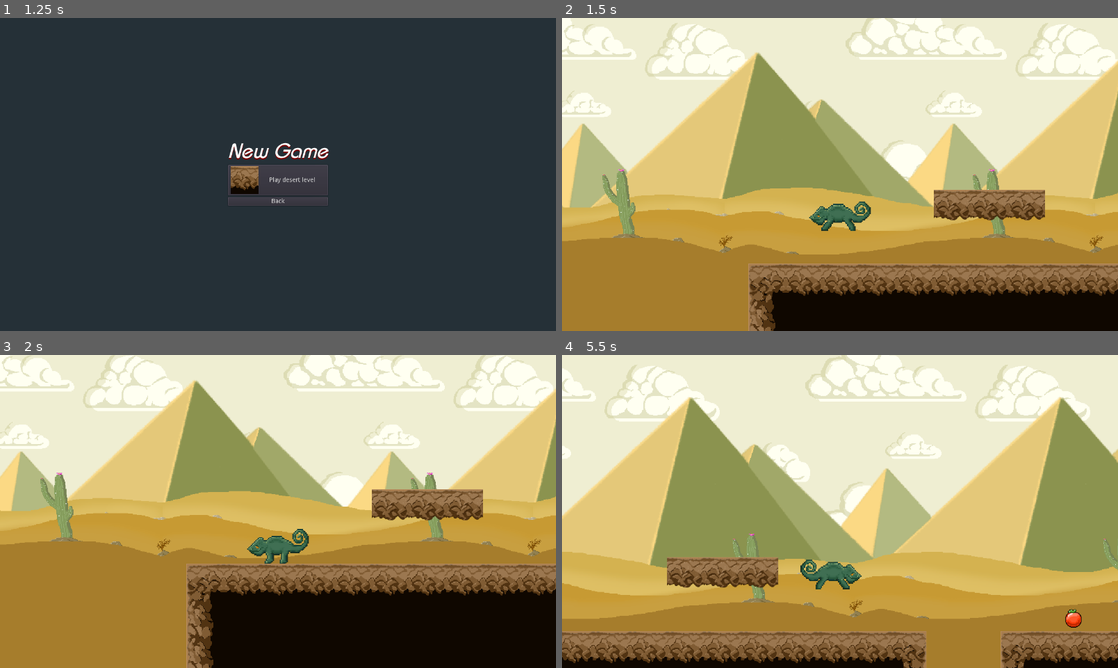
Above: before the commit, frames 1-4 (two rows, left to right).
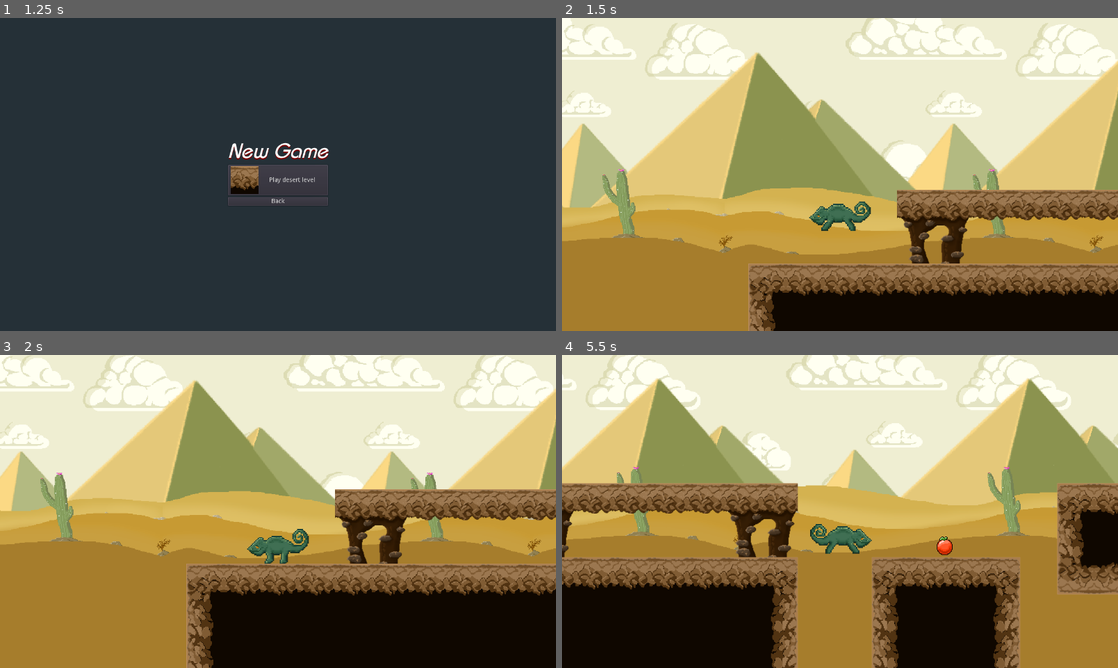
Above: after the commit, the same moments.

Repository: Jacalz/super-chameleon
Game: Godot game, scene res://TitleScreen/TitleScreen.tscn
The game is run twice, just before and just after one commit, with the same random seed, the same clock (stepped at 60 frames per second) and the same inputs.
Inputs:
- Up to frame 1 (1.25 s): click "New game" at 0.5 s
- Up to frame 2 (1.5 s): click "Play desert level" at 1.25 s
- Up to frame 3 (2 s): no input
- Up to frame 4 (5.5 s): hold Right (ui_right) 2.03-3.53 s; tap Up (ui_up) at 2.27, 3.02, 4.52, 5.27 s; hold Left (ui_left) 3.53-4.28 s; hold Right (ui_right) from 4.28 s (still down)

Frame 1 is identical in both runs. In frame 2, 2.9% of the frame differs, in the area x 60-100%, y 54-79%; in frame 3, 2.9%; in frame 4, 70%, in the area x 0-100%, y 0-100%.

Commit message:
Remove unused animation, add more tiles and more stuff

Diff:
--- a/Enteties/Chameleon/Chameleon.tscn
+++ b/Enteties/Chameleon/Chameleon.tscn
@@ -20,30 +20,30 @@
 "name": "Jump_evolved",
 "speed": 1.0
 }, {
-"frames": [ ExtResource( 4 ), ExtResource( 2 ), ExtResource( 3 ) ],
+"frames": [ ExtResource( 2 ), ExtResource( 3 ) ],
 "loop": true,
 "name": "Walk",
 "speed": 6.0
+}, {
+"frames": [ ExtResource( 10 ) ],
+"loop": false,
+"name": "Jump",
+"speed": 1.0
 }, {
 "frames": [ ExtResource( 4 ) ],
 "loop": false,
 "name": "Idle",
 "speed": 1.0
 }, {
+"frames": [ ExtResource( 6 ), ExtResource( 9 ) ],
+"loop": true,
+"name": "Walk_evolved",
+"speed": 6.0
+}, {
 "frames": [ ExtResource( 8 ) ],
 "loop": true,
 "name": "Idle_evolved",
 "speed": 5.0
-}, {
-"frames": [ ExtResource( 8 ), ExtResource( 6 ), ExtResource( 9 ) ],
-"loop": true,
-"name": "Walk_evolved",
-"speed": 6.0
-}, {
-"frames": [ ExtResource( 10 ) ],
-"loop": false,
-"name": "Jump",
-"speed": 1.0
 } ]
 
 [sub_resource type="CapsuleShape2D" id=2]
--- a/Enteties/Chameleon/camera.gd
+++ b/Enteties/Chameleon/camera.gd
@@ -17,7 +17,7 @@
 		tween.interpolate_property(self, "position:x", position.x, target_offset, TWEEN_DURATION, Tween.TRANS_SINE, Tween.EASE_OUT)
 		tween.start()
 
-func _process(delta):
+func _process(_delta):
 	_check_facing()
 	prev_pos = get_camera_position()
 
--- a/Enteties/EvolveBerry/EvolveBerry.tscn
+++ b/Enteties/EvolveBerry/EvolveBerry.tscn
@@ -1,6 +1,6 @@
 [gd_scene load_steps=4 format=2]
 
-[ext_resource path="res://Enteties/EvolveBerry/Sprites/Berry.png" type="Texture" id=1]
+[ext_resource path="res://Enteties/EvolveBerry/Sprites/berry.png" type="Texture" id=1]
 [ext_resource path="res://Enteties/EvolveBerry/EvolveBerry.gd" type="Script" id=2]
 
 [sub_resource type="CapsuleShape2D" id=1]
--- a/Levels/Desert/Desert1.tscn
+++ b/Levels/Desert/Desert1.tscn
@@ -12,6 +12,10 @@
 [ext_resource path="res://Levels/Desert/Background/desert-pyramids.png" type="Texture" id=10]
 [ext_resource path="res://Levels/Desert/Background/mellanbakgrund.png" type="Texture" id=11]
 [ext_resource path="res://Levels/Desert/Tiles/sandblock-floating-middle.png" type="Texture" id=12]
+[ext_resource path="res://Levels/Desert/Tiles/tiles-support.png" type="Texture" id=13]
+[ext_resource path="res://Levels/Desert/Tiles/sandblock-corner-bottom-left.png" type="Texture" id=14]
+[ext_resource path="res://Levels/Desert/Tiles/sandblock-corner-bottom-right.png" type="Texture" id=15]
+[ext_resource path="res://Levels/Desert/Tiles/sandblock-bottom.png" type="Texture" id=16]
 
 [sub_resource type="ConvexPolygonShape2D" id=1]
 points = PoolVector2Array( 64, 64, 0, 64, 0, 0, 64, 0 )
@@ -29,9 +33,27 @@
 points = PoolVector2Array( 64, 64, 0, 64, 0, 0, 64, 0 )
 
 [sub_resource type="ConvexPolygonShape2D" id=6]
+points = PoolVector2Array( 64, 64, 0, 64, 0, 0, 64, 0 )
+
+[sub_resource type="ConvexPolygonShape2D" id=7]
 points = PoolVector2Array( 64, 53, 0, 53, 0, 0, 64, 0 )
 
-[sub_resource type="TileSet" id=7]
+[sub_resource type="ConvexPolygonShape2D" id=8]
+points = PoolVector2Array( 128, 32, 0.127319, 31.4738, 0, 0, 128, 0 )
+
+[sub_resource type="ConvexPolygonShape2D" id=9]
+points = PoolVector2Array( 128, 32, 0, 32, 0, 32, 128, 32 )
+
+[sub_resource type="ConvexPolygonShape2D" id=10]
+points = PoolVector2Array( 128, 49.7994, 0, 49.7994, 0, 30.9915, 128, 30.9915 )
+
+[sub_resource type="ConvexPolygonShape2D" id=11]
+points = PoolVector2Array( 64, 64, 0, 64, 0, 0, 64, 0 )
+
+[sub_resource type="ConvexPolygonShape2D" id=12]
+points = PoolVector2Array( 64, 64, 0, 64, 0, 0, 64, 0 )
+
+[sub_resource type="TileSet" id=13]
 0/name = "sandblock-corner-left.png 0"
 0/texture = ExtResource( 4 )
 0/tex_offset = Vector2( 0, 0 )
@@ -84,14 +106,14 @@
 2/navigation_offset = Vector2( 0, 0 )
 2/shape_offset = Vector2( 0, 0 )
 2/shape_transform = Transform2D( 1, 0, 0, 1, 0, 0 )
-2/shape = SubResource( 3 )
+2/shape = SubResource( 4 )
 2/shape_one_way = false
 2/shape_one_way_margin = 1.0
 2/shapes = [ {
 "autotile_coord": Vector2( 0, 0 ),
 "one_way": false,
 "one_way_margin": 1.0,
-"shape": SubResource( 3 ),
+"shape": SubResource( 4 ),
 "shape_transform": Transform2D( 1, 0, 0, 1, 0, 0 )
 } ]
 2/z_index = 0
@@ -105,14 +127,14 @@
 3/navigation_offset = Vector2( 0, 0 )
 3/shape_offset = Vector2( 0, 0 )
 3/shape_transform = Transform2D( 1, 0, 0, 1, 0, 0 )
-3/shape = SubResource( 4 )
+3/shape = SubResource( 5 )
 3/shape_one_way = false
 3/shape_one_way_margin = 1.0
 3/shapes = [ {
 "autotile_coord": Vector2( 0, 0 ),
 "one_way": false,
 "one_way_margin": 1.0,
-"shape": SubResource( 4 ),
+"shape": SubResource( 5 ),
 "shape_transform": Transform2D( 1, 0, 0, 1, 0, 0 )
 } ]
 3/z_index = 0
@@ -140,14 +162,14 @@
 5/navigation_offset = Vector2( 0, 0 )
 5/shape_offset = Vector2( 0, 0 )
 5/shape_transform = Transform2D( 1, 0, 0, 1, 0, 0 )
-5/shape = SubResource( 5 )
+5/shape = SubResource( 6 )
 5/shape_one_way = false
 5/shape_one_way_margin = 1.0
 5/shapes = [ {
 "autotile_coord": Vector2( 0, 0 ),
 "one_way": false,
 "one_way_margin": 1.0,
-"shape": SubResource( 5 ),
+"shape": SubResource( 6 ),
 "shape_transform": Transform2D( 1, 0, 0, 1, 0, 0 )
 } ]
 5/z_index = 0
@@ -161,17 +183,113 @@
 6/navigation_offset = Vector2( 0, 0 )
 6/shape_offset = Vector2( 0, 0 )
 6/shape_transform = Transform2D( 1, 0, 0, 1, 0, 0 )
-6/shape = SubResource( 6 )
+6/shape = SubResource( 7 )
 6/shape_one_way = false
 6/shape_one_way_margin = 1.0
 6/shapes = [ {
 "autotile_coord": Vector2( 0, 0 ),
 "one_way": false,
 "one_way_margin": 1.0,
-"shape": SubResource( 6 ),
+"shape": SubResource( 7 ),
 "shape_transform": Transform2D( 1, 0, 0, 1, 0, 0 )
 } ]
 6/z_index = 0
+7/name = "tiles-support.png 7"
+7/texture = ExtResource( 13 )
+7/tex_offset = Vector2( 0, 0 )
+7/modulate = Color( 1, 1, 1, 1 )
+7/region = Rect2( 0, 0, 128, 128 )
+7/tile_mode = 0
+7/occluder_offset = Vector2( 0, 0 )
+7/navigation_offset = Vector2( 0, 0 )
+7/shape_offset = Vector2( 0, 0 )
+7/shape_transform = Transform2D( 1, 0, 0, 1, 0, 0 )
+7/shape = SubResource( 8 )
+7/shape_one_way = false
+7/shape_one_way_margin = 1.0
+7/shapes = [ {
+"autotile_coord": Vector2( 0, 0 ),
+"one_way": false,
+"one_way_margin": 1.0,
+"shape": SubResource( 8 ),
+"shape_transform": Transform2D( 1, 0, 0, 1, 0, 0 )
+}, {
+"autotile_coord": Vector2( 0, 0 ),
+"one_way": false,
+"one_way_margin": 1.0,
+"shape": SubResource( 9 ),
+"shape_transform": Transform2D( 1, 0, 0, 1, 0, 0 )
+}, {
+"autotile_coord": Vector2( 0, 0 ),
+"one_way": false,
+"one_way_margin": 1.0,
+"shape": SubResource( 10 ),
+"shape_transform": Transform2D( 1, 0, 0, 1, 0, 0 )
+} ]
+7/z_index = 0
+8/name = "sandblock-bottom.png 8"
+8/texture = ExtResource( 16 )
+8/tex_offset = Vector2( 0, 0 )
+8/modulate = Color( 1, 1, 1, 1 )
+8/region = Rect2( 0, 0, 64, 64 )
+8/tile_mode = 0
+8/occluder_offset = Vector2( 0, 0 )
+8/navigation_offset = Vector2( 0, 0 )
+8/shape_offset = Vector2( 0, 0 )
+8/shape_transform = Transform2D( 1, 0, 0, 1, 0, 0 )
+8/shape = SubResource( 11 )
+8/shape_one_way = false
+8/shape_one_way_margin = 1.0
+8/shapes = [ {
+"autotile_coord": Vector2( 0, 0 ),
+"one_way": false,
+"one_way_margin": 1.0,
+"shape": SubResource( 11 ),
+"shape_transform": Transform2D( 1, 0, 0, 1, 0, 0 )
+} ]
+8/z_index = 0
+9/name = "sandblock-corner-bottom-left.png 9"
+9/texture = ExtResource( 14 )
+9/tex_offset = Vector2( 0, 0 )
+9/modulate = Color( 1, 1, 1, 1 )
+9/region = Rect2( 0, 0, 64, 64 )
+9/tile_mode = 0
+9/occluder_offset = Vector2( 0, 0 )
+9/navigation_offset = Vector2( 0, 0 )
+9/shape_offset = Vector2( 0, 0 )
+9/shape_transform = Transform2D( 1, 0, 0, 1, 0, 0 )
+9/shape = SubResource( 12 )
+9/shape_one_way = false
+9/shape_one_way_margin = 1.0
+9/shapes = [ {
+"autotile_coord": Vector2( 0, 0 ),
+"one_way": false,
+"one_way_margin": 1.0,
+"shape": SubResource( 12 ),
+"shape_transform": Transform2D( 1, 0, 0, 1, 0, 0 )
+} ]
+9/z_index = 0
+10/name = "sandblock-corner-bottom-right.png 10"
+10/texture = ExtResource( 15 )
+10/tex_offset = Vector2( 0, 0 )
+10/modulate = Color( 1, 1, 1, 1 )
+10/region = Rect2( 0, 0, 64, 64 )
+10/tile_mode = 0
+10/occluder_offset = Vector2( 0, 0 )
+10/navigation_offset = Vector2( 0, 0 )
+10/shape_offset = Vector2( 0, 0 )
+10/shape_transform = Transform2D( 1, 0, 0, 1, 0, 0 )
+10/shape = SubResource( 3 )
+10/shape_one_way = false
+10/shape_one_way_margin = 1.0
+10/shapes = [ {
+"autotile_coord": Vector2( 0, 0 ),
+"one_way": false,
+"one_way_margin": 1.0,
+"shape": SubResource( 3 ),
+"shape_transform": Transform2D( 1, 0, 0, 1, 0, 0 )
+} ]
+10/z_index = 0
 
 [node name="Desert1" type="Node2D"]
 
@@ -179,9 +297,9 @@
 position = Vector2( 222, 88 )
 
 [node name="TileMap" type="TileMap" parent="."]
-tile_set = SubResource( 7 )
+tile_set = SubResource( 13 )
 format = 1
-tile_data = PoolIntArray( 65542, 6, 0, 65543, 6, 0, 65544, 6, 0, 65556, 0, 0, 65557, 1, 0, 65558, 1, 0, 65559, 1, 0, 65560, 1, 0, 65561, 1, 0, 65562, 2, 0, 131092, 3, 0, 131093, 4, 0, 131094, 4, 0, 131095, 4, 0, 131096, 4, 0, 131097, 4, 0, 131098, 5, 0, 196609, 0, 0, 196610, 1, 0, 196611, 1, 0, 196612, 1, 0, 196613, 1, 0, 196614, 1, 0, 196615, 1, 0, 196616, 1, 0, 196617, 1, 0, 196618, 1, 0, 196619, 1, 0, 196620, 2, 0, 196623, 0, 0, 196624, 1, 0, 196625, 1, 0, 196626, 2, 0, 262145, 3, 0, 262146, 4, 0, 262147, …(637 unchanged characters)…
+tile_data = PoolIntArray( 65541, 7, 0, 65543, 6, 0, 65544, 6, 0, 65545, 6, 0, 65546, 6, 0, 65547, 7, 0, 65556, 0, 0, 65557, 1, 0, 65558, 1, 0, 65559, 1, 0, 65560, 1, 0, 65561, 1, 0, 65562, 2, 0, 131092, 3, 0, 131093, 4, 0, 131094, 4, 0, 131095, 4, 0, 131096, 4, 0, 131097, 4, 0, 131098, 5, 0, 196609, 0, 0, 196610, 1, 0, 196611, 1, 0, 196612, 1, 0, 196613, 1, 0, 196614, 1, 0, 196615, 1, 0, 196616, 1, 0, 196617, 1, 0, 196618, 1, 0, 196619, 1, 0, 196620, 2, 0, 196623, 0, 0, 196624, 1, 0, 196625, 1, 0, 196626, 2, 0, 196628, 9, 0, 196629, 8, 0, 196630, 8, 0, 196631, 8, 0, 196632, 8, 0, 196633, 8, 0, 196634, 10, 0, 262145, 3, 0, 262146, 4, 0, 262147, …(637 unchanged characters)…
 __meta__ = {
 "_edit_lock_": true
 }
@@ -224,7 +342,7 @@
 [node name="Berries" type="Node2D" parent="."]
 
 [node name="EvolveBerry" parent="Berries" instance=ExtResource( 9 )]
-position = Vector2( 1085.75, 170.02 )
+position = Vector2( 1085.75, 172.139 )
 
 [node name="EvolveBerry2" parent="Berries" instance=ExtResource( 9 )]
-position = Vector2( 1516.76, 40.9172 )
+position = Vector2( 1517.55, 44.092 )
Binary file removed: Enteties/Chameleon/Sprites/Evolved/chameleon-evolved-fall-1.png
Binary file removed: Enteties/Chameleon/Sprites/Regular/chameleon-fall-1.png
Not shown: 1 places in Levels/Desert/Desert1.tscn that only renumber resources
Binary file added: Levels/Desert/Tiles/sandblock-bottom.png
Not shown, added: Levels/Desert/Tiles/sandblock-bottom.png.import
Binary file added: Levels/Desert/Tiles/sandblock-corner-bottom-left.png
Not shown, changed: Levels/Desert/Tiles/sandblock-corner-bottom-left.png.import
Binary file added: Levels/Desert/Tiles/sandblock-corner-bottom-right.png
Not shown, changed: Levels/Desert/Tiles/sandblock-corner-bottom-right.png.import
Binary file added: Levels/Desert/Tiles/tiles-support.png
Not shown, added: Levels/Desert/Tiles/tiles-support.png.import
